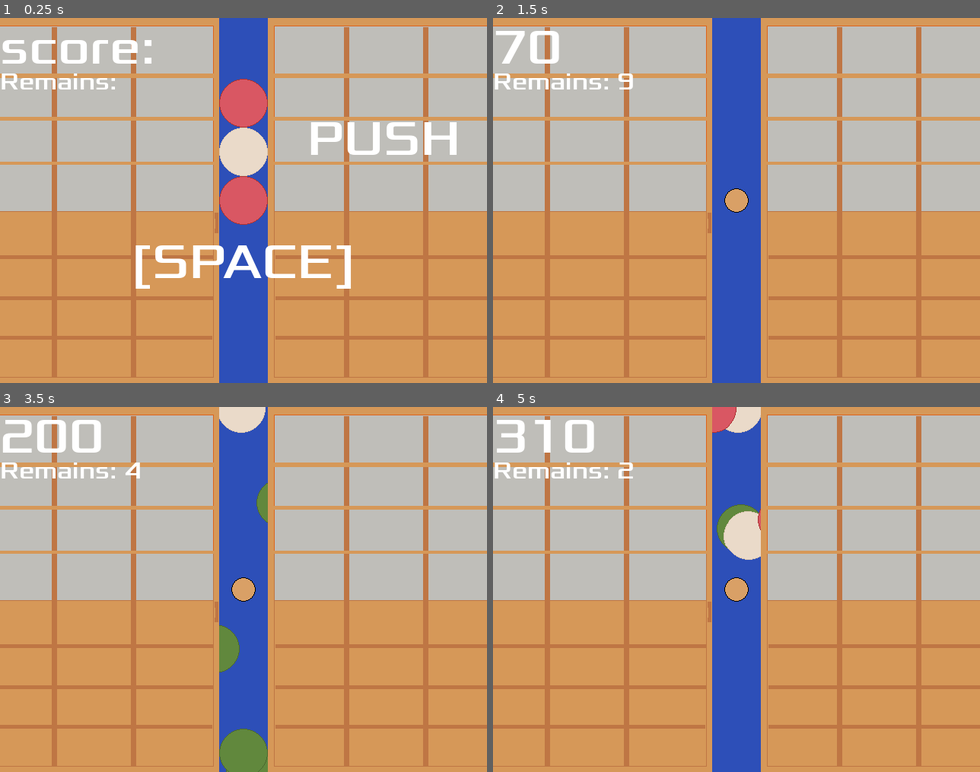
Above: before the commit, frames 1-4 (two rows, left to right).
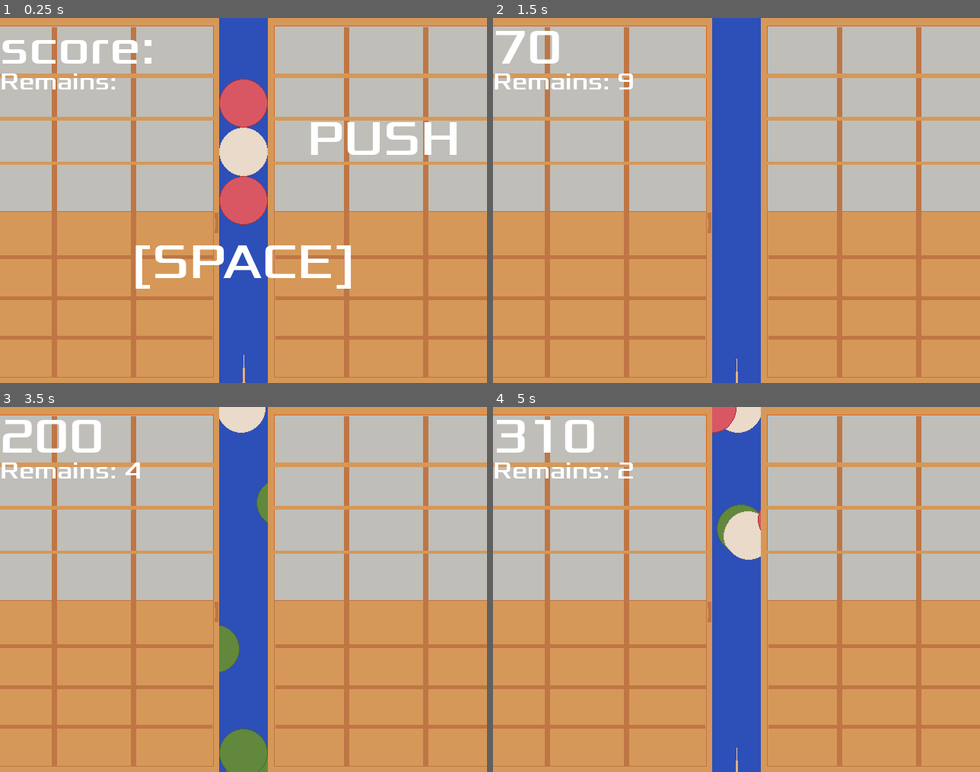
Above: after the commit, the same moments.

Repository: zundouz/ldjam54_odango
Game: Godot game, scene res://main.tscn
Same seed, same stepped clock (60 frames per second), same inputs: the game is played once before the commit and once after it.
Inputs (mouse positions are in pixels of both pictures, inside the frame that each line leads up to):
- Up to frame 1 (0.25 s): no input
- Up to frame 2 (1.5 s): tap Space (space) at 0.5 s; move the mouse to (843, 182) at 0.52 s; hold Up (move_up) 0.53-1.28 s; tap Enter (enter) at 0.6, 1.35 s; move the mouse to (639, 218) at 1.27 s
- Up to frame 3 (3.5 s): tap Space (space) at 2, 2.85 s; move the mouse to (292, 509) at 2.02 s; hold Up (move_up) from 2.03 s (still down); click (292, 509) at 2.1 s; tap Enter (enter) at 2.3, 2.75, 3.05 s; move the mouse to (219, 662) at 2.77 s
- Up to frame 4 (5 s): move the mouse to (882, 644) at 3.52 s; release Up (move_up) at 3.53 s; tap W (w_key) at 3.6 s; tap Enter (enter) at 3.8, 4.35 s; move the mouse to (590, 534) at 4.27 s

The runs differ from the first frame. In frame 1, less than 0.1% of the frame differs, in the area x 49-51%, y 92-100%; in frame 2, 0.3%, in the area x 47-53%, y 46-100%; in frame 3, 0.3%; in frame 4, 0.3%.

Commit message:
asset: プレイヤーの仮デザインを捨てて串待機モーション追加

Diff:
--- a/main.gd
+++ b/main.gd
@@ -6,6 +6,7 @@
 
 # Called when the node enters the scene tree for the first time.
 func _ready():
+	$Player.start($StartPosition.position)
 	MyGlobal.game_state = MyGlobal.game_state_type.Title
 
 # Called every frame. 'delta' is the elapsed time since the previous frame.
--- a/odango.gd
+++ b/odango.gd
@@ -41,6 +41,7 @@
 			# スコア加算
 			MyGlobal.score += 10
 			# ちょっと上にずれる演出
+			position.y = position.y - 20.0
 			# TODO: いい感じの方法探す、transformだとむずい
 
 	if is_shot:
--- a/player.gd
+++ b/player.gd
@@ -7,6 +7,7 @@
 
 # Called when the node enters the scene tree for the first time.
 func _ready():
+	$AnimatedSprite2D.play()
 	screen_size = get_viewport_rect().size
 	pass # Replace with function body.
 
--- a/player.tscn
+++ b/player.tscn
@@ -1,18 +1,19 @@
-[gd_scene load_steps=7 format=3 uid="uid://cultg46jnif3"]
+[gd_scene load_steps=8 format=3 uid="uid://cultg46jnif3"]
 
-[ext_resource type="Texture2D" uid="uid://mhy7lygr0seh" path="res://textures/odango_normal.png" id="1_5y2ut"]
 [ext_resource type="Script" path="res://player.gd" id="1_b27k0"]
+[ext_resource type="Texture2D" uid="uid://dtc08crs571xr" path="res://textures/kushi_normal_standby.png" id="2_4n2eg"]
 [ext_resource type="Texture2D" uid="uid://cigfcr1oj2puv" path="res://textures/kushi_normal.png" id="3_jy0ky"]
+[ext_resource type="Texture2D" uid="uid://dbiq1d77irl8i" path="res://textures/kushi_normal_standby2.png" id="3_tgk67"]
 [ext_resource type="AudioStream" uid="uid://ctwu3wuh10hi7" path="res://sounds/se/swing.wav" id="4_s8gvn"]
 
 [sub_resource type="SpriteFrames" id="SpriteFrames_i8clx"]
 animations = [{
 "frames": [{
 "duration": 1.0,
-"texture": ExtResource("1_5y2ut")
+"texture": ExtResource("2_4n2eg")
 }, {
 "duration": 1.0,
-"texture": ExtResource("1_5y2ut")
+"texture": ExtResource("3_tgk67")
 }],
 "loop": true,
 "name": &"default",
@@ -37,7 +38,6 @@
 
 [node name="AnimatedSprite2D" type="AnimatedSprite2D" parent="."]
 sprite_frames = SubResource("SpriteFrames_i8clx")
-animation = &"shot"
 
 [node name="CollisionShape2D" type="CollisionShape2D" parent="."]
 shape = SubResource("CircleShape2D_qhsul")
Binary file added: textures/kushi_normal_standby.png
Not shown, added: textures/kushi_normal_standby.png.import
Binary file added: textures/kushi_normal_standby2.png
Not shown, added: textures/kushi_normal_standby2.png.import
